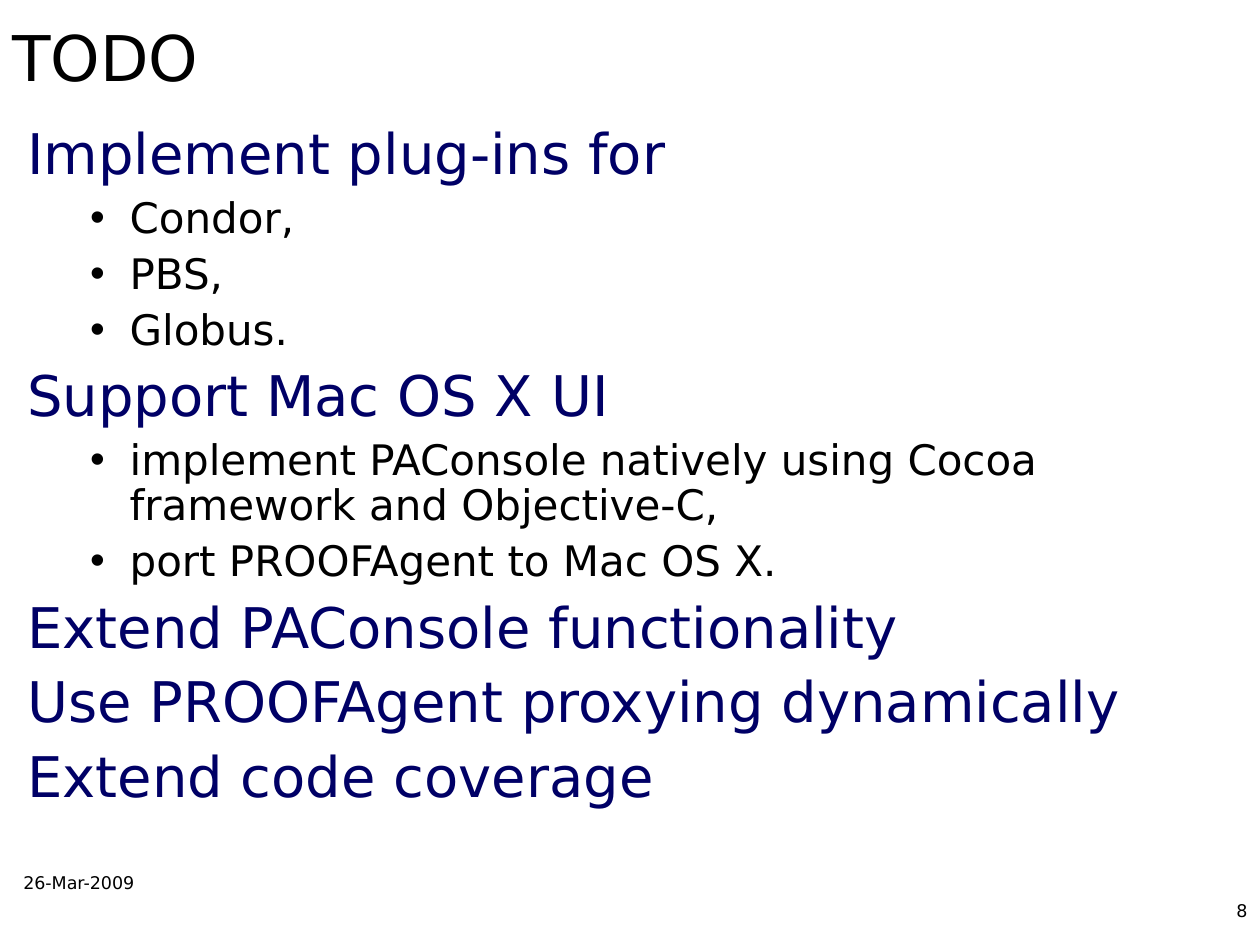
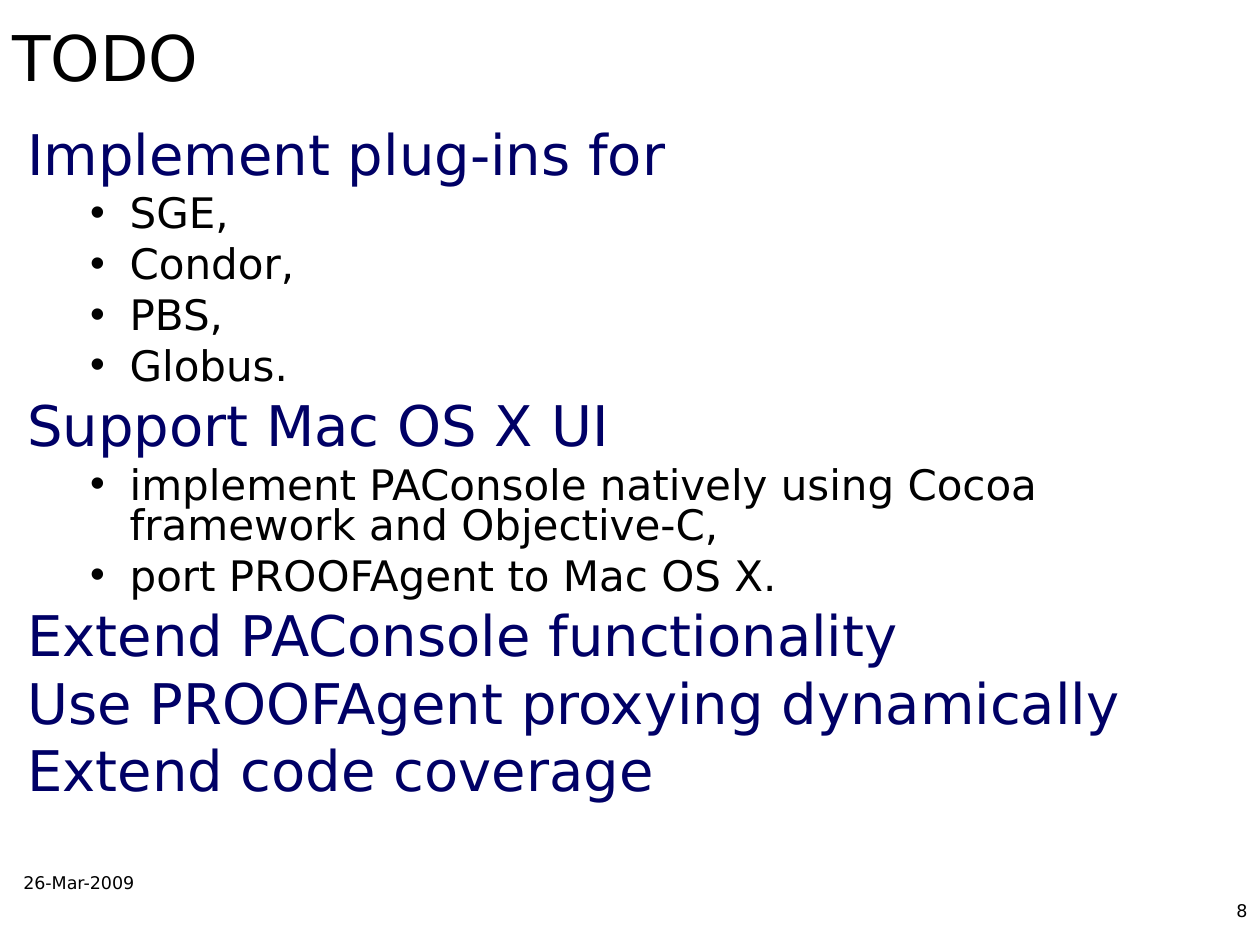
Before and after one commit to AnarManafov/PoDDocumentation, a slide deck: slide 8 of CHEP/CHEP2009/CHEP2009-PoD-AnarManafov.ppt. Drawn at 1260x945 pixels with LibreOffice and Linux fonts; fonts in the diff are those of the drawing; background and template pictures are left out. Boxes give left, top, right and bottom in pixels: in the first picture for what was removed or moved away, otherwise in the second. Text is boxed around its words. In the diff, an @@ line names an element or a change of style, - is before the commit and + after.

```diff
--- a/CHEP/CHEP2009/CHEP2009-PoD-AnarManafov.ppt
+++ b/CHEP/CHEP2009/CHEP2009-PoD-AnarManafov.ppt
@@ text at (27,132,1120,803): line spacing 0.9 to 0.8 @@
@@ text at (130,196,229,233): paragraph added @@
+  • SGE,
```
Also in this commit, not shown: 2 other slides changed.
